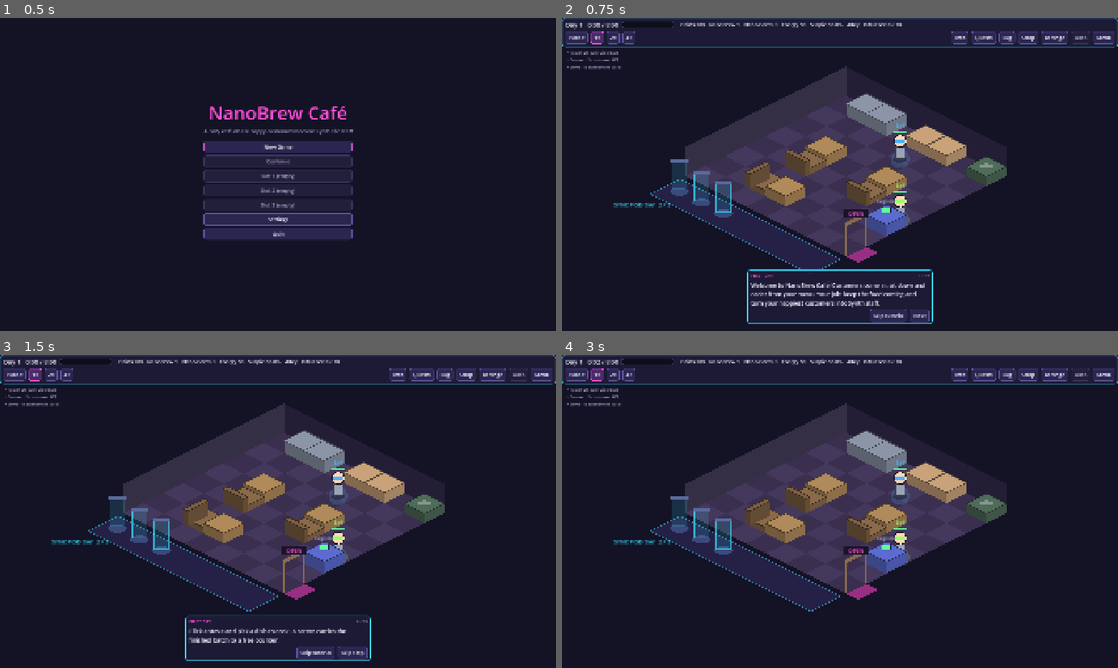
Above: before the commit, frames 1-4 (two rows, left to right).
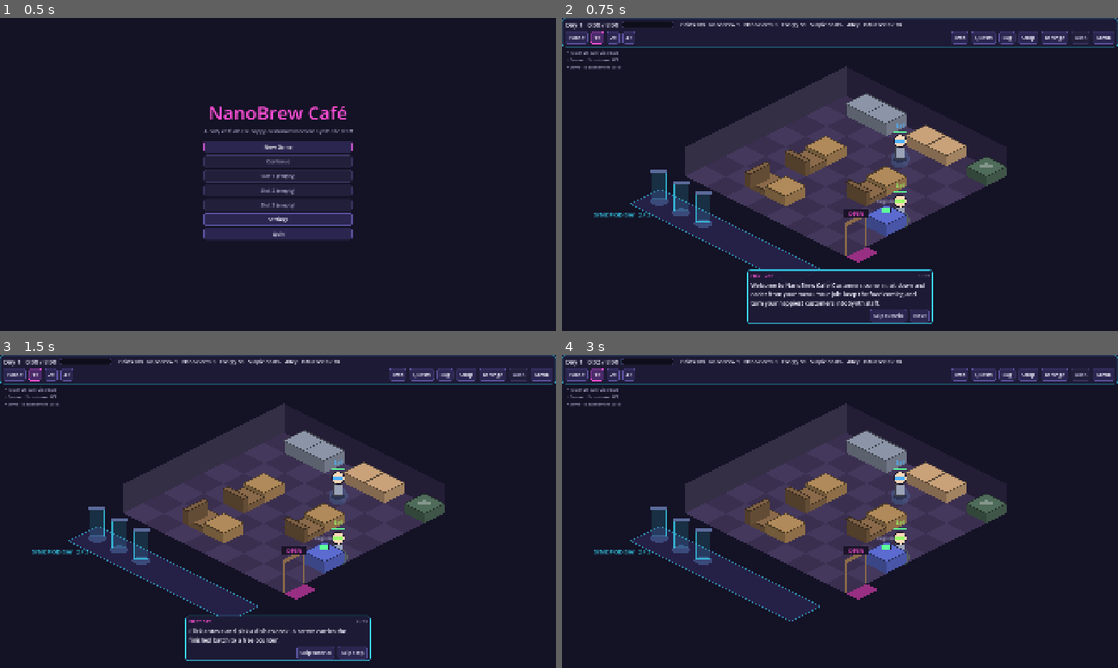
Above: after the commit, the same moments.

Repository: KoraWolF/cafe-sim-game
Game: Godot game, scene res://src/ui/main.tscn
Same seed, same stepped clock (60 frames per second), same inputs: the game is played once before the commit and once after it.
Inputs:
- Up to frame 1 (0.5 s): no input
- Up to frame 2 (0.75 s): click "New Game" at 0.5 s
- Up to frame 3 (1.5 s): click "Next" at 1.25 s
- Up to frame 4 (3 s): click "Skip step" at 2 s; click "Skip step" at 2.75 s

Frame 1 is identical in both runs. In frame 2, 4.5% of the frame differs, in the area x 5-50%, y 45-81%; in frame 3, 4.7%; in frame 4, 4.8%, in the area x 5-50%, y 45-86%.

Commit message:
Fixes: battle HP never shows above max, servers walk to the pick-up instead of jumping, Pod bay a walkway away from the café and depth-sorted
Co-Authored-By: Claude Opus 5.5 <noreply@anthropic.com>

Diff:
--- a/src/ui/battle_view.gd
+++ b/src/ui/battle_view.gd
@@ -206,7 +206,7 @@
 	draw_rect(bar, Color(0, 0, 0, 0.6))
 	var share := clampf(hp / fighter.max_hp, 0.0, 1.0)
 	draw_rect(Rect2(bar.position, Vector2(bar.size.x * share, bar.size.y)), UiTheme.GOOD if share > 0.5 else (UiTheme.WARN if share > 0.2 else UiTheme.BAD))
-	_centred_text(feet + Vector2(0, -146), "%d / %d" % [ceili(hp), roundi(fighter.max_hp)], 14, Color(UiTheme.TEXT, alpha))
+	_centred_text(feet + Vector2(0, -146), "%d / %d" % [mini(ceili(hp), roundi(fighter.max_hp)), roundi(fighter.max_hp)], 14, Color(UiTheme.TEXT, alpha))
 	_centred_text(feet + Vector2(0, 26), label, 16, Color(UiTheme.TEXT_DIM, alpha))
 
 
--- a/src/ui/cafe_view.gd
+++ b/src/ui/cafe_view.gd
@@ -40,6 +40,8 @@
 const DRAG_THRESHOLD: float = 8.0
 ## Tiles between Pods in the Pod bay.
 const BAY_SPACING: float = 1.1
+## The walkway (tiles) between the café's front wall and the Pod bay.
+const BAY_GAP: float = 1.0
 ## Customers walk this many tiles per second at 1x.
 const WALK_SPEED: float = 3.0
 ## Screen space taken by the HUD's top bar and the night hub.
@@ -350,6 +352,9 @@
 	for placed: PlacedPiece in state.placed:
 		var size := data.pieces[placed.piece_id].footprint(placed.rotated)
 		drawables.append([Iso.depth(Vector2(placed.cell) + Vector2(size) * 0.5), _draw_piece.bind(placed)])
+	for i: int in state.pods:
+		var slot := _bay_slot(i, state, data)
+		drawables.append([Iso.depth(slot), _draw_pod.bind(Iso.to_world(slot))])
 	for entry: Array in _people(state, data):
 		drawables.append([Iso.depth(entry[1]) + 0.3, entry[0]])
 	# The door stands on the front-right edge, sorted like everything else.
@@ -403,12 +408,13 @@
 ## Where Pod i stands in the Pod bay, outside the front-left wall (cell units).
 func _bay_slot(i: int, state: GameState, data: GameData) -> Vector2:
 	var per_row := maxi(int(data.balance.floor_width / BAY_SPACING), 1)
-	return Vector2(0.6 + (i % per_row) * BAY_SPACING, state.floor_rows + 0.9 + (i / per_row) * 1.2)
-
-
-## The Pod bay: a platform outside the front-left wall with one glass Pod per Sync Pod.
+	return Vector2(0.6 + (i % per_row) * BAY_SPACING, state.floor_rows + BAY_GAP + 0.9 + (i / per_row) * 1.2)
+
+
+## The Pod bay: a platform outside the front-left wall, a walkway away from it
+## (its glass Pods are drawn with everything else, far to near).
 func _draw_pod_bay(state: GameState, data: GameData) -> void:
-	var rows := float(state.floor_rows)
+	var rows := float(state.floor_rows) + BAY_GAP
 	var deep := 0.3 + ceilf(float(state.pods) / maxi(int(data.balance.floor_width / BAY_SPACING), 1)) * 1.2
 	var corners := PackedVector2Array([Iso.to_world(Vector2(0, rows + 0.25)), Iso.to_world(Vector2(data.balance.floor_width, rows + 0.25)),
 		Iso.to_world(Vector2(data.balance.floor_width, rows + 0.25 + deep)), Iso.to_world(Vector2(0, rows + 0.25 + deep))])
@@ -417,15 +423,17 @@
 	draw_polyline(corners, Color(UiTheme.PANEL_BORDER, 0.5), 2.0)
 	_text(Iso.to_world(Vector2(0.2, rows + 0.25 + deep)) + Vector2(-30, 26), tr("ui.pod_bay") % [state.synths.size(), state.pods],
 		14, UiTheme.PANEL_BORDER)
-	for i: int in state.pods:
-		var base := Iso.to_world(_bay_slot(i, state, data))
-		draw_set_transform(base, 0, Vector2(1, 0.45))
-		draw_circle(Vector2.ZERO, 22, Color("3a4a7a"))
-		draw_set_transform(Vector2.ZERO)
-		var glass := Rect2(base + Vector2(-17, -70), Vector2(34, 66))
-		draw_rect(glass, Color(UiTheme.PANEL_BORDER, 0.14))
-		draw_rect(glass, Color(UiTheme.PANEL_BORDER, 0.7), false, 2.0)
-		draw_rect(Rect2(base + Vector2(-20, -76), Vector2(40, 8)), Color("5a6a9a"))
+
+
+## One glass Sync Pod standing at base (world).
+func _draw_pod(base: Vector2) -> void:
+	draw_set_transform(base, 0, Vector2(1, 0.45))
+	draw_circle(Vector2.ZERO, 22, Color("3a4a7a"))
+	draw_set_transform(Vector2.ZERO)
+	var glass := Rect2(base + Vector2(-17, -70), Vector2(34, 66))
+	draw_rect(glass, Color(UiTheme.PANEL_BORDER, 0.14))
+	draw_rect(glass, Color(UiTheme.PANEL_BORDER, 0.7), false, 2.0)
+	draw_rect(Rect2(base + Vector2(-20, -76), Vector2(40, 8)), Color("5a6a9a"))
 
 
 ## Street and door, in cell units.
@@ -725,7 +733,12 @@
 	var key := "%s>%s|%s" % [from, to, paths.key()]
 	var trip: Dictionary = _trips.get(synth.id, {})
 	if trip.get("key", "") != key:
-		trip = {"key": key, "points": paths.route(from, to)}
+		# Walks from where it stands to the pick-up, then on to the drop-off (never jumps).
+		var points := paths.route(_synth_at.get(synth.id, from), from)
+		var rest := paths.route(from, to)
+		rest.remove_at(0)
+		points.append_array(rest)
+		trip = {"key": key, "points": points}
 		_trips[synth.id] = trip
 	return trip["points"]
 
